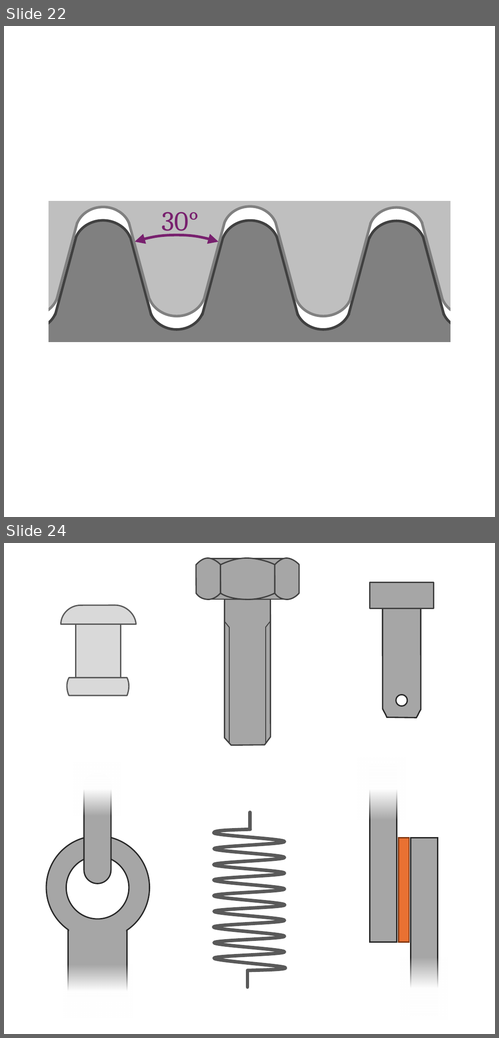
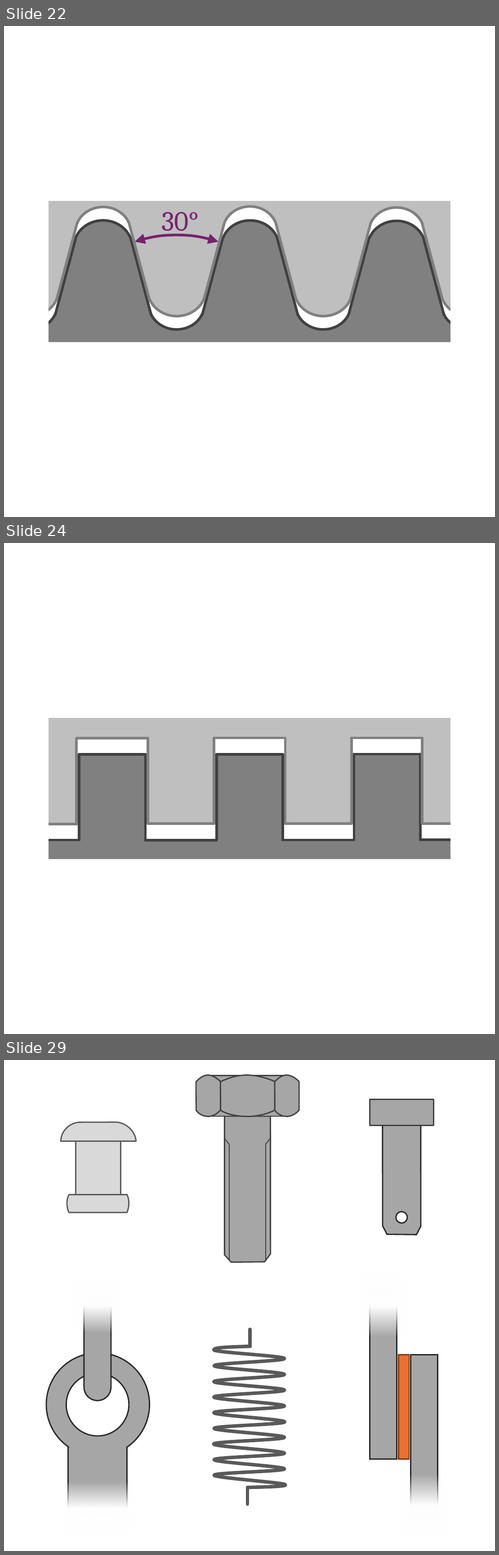
Before and after one commit to m4zeRobot/Project-FoSa, a slide deck: LaTeX B.Sc. LRT/Konstruktionslehre 1&2/images/KE-Images.pptx. Shown one above the other, each under a label of ours: slides 22 and 24 before the commit, slides 22, 24 and 29 after it; the slides between them are not shown. The pictures are 499x1038 and 499x1555 pixels, drawn with LibreOffice and Linux fonts; fonts in the diff are those of the drawing. Boxes give left, top, right and bottom in pixels: in the first picture for what was removed or moved away, otherwise in the second. Text is boxed around its words. In the diff, an @@ line names an element or a change of style, - is before the commit and + after.

```diff
--- a/LaTeX B.Sc. LRT/Konstruktionslehre 1&2/images/KE-Images.pptx
+++ b/LaTeX B.Sc. LRT/Konstruktionslehre 1&2/images/KE-Images.pptx
@@ slide 24 added at [4,543,495,1034], background #FFFFFF @@
@@ freeform shape added at [44,714,455,824], fill #BFBFBF @@
@@ rectangle added at [44,714,454,863], outline #FFFFFF 5 pt @@
@@ line added from (76, 737) to (148, 737), #808080 1.5 pt @@
@@ line added from (76, 824) to (76, 739), #808080 1.5 pt @@
@@ line added from (148, 824) to (148, 737), #808080 1.5 pt @@
@@ line added from (214, 824) to (214, 737), #808080 1.5 pt @@
@@ line added from (215, 737) to (285, 737), #808080 1.5 pt @@
@@ line added from (286, 824) to (286, 737), #808080 1.5 pt @@
@@ line added from (350, 737) to (422, 737), #808080 1.5 pt @@
@@ line added from (352, 824) to (352, 737), #808080 1.5 pt @@
@@ line added from (422, 824) to (422, 737), #808080 1.5 pt @@
@@ freeform shape added at [45,754,455,863], fill #808080 @@
@@ line added from (145, 755) to (79, 755), #404040 1.5 pt @@
@@ line added from (79, 755) to (79, 840), #404040 1.5 pt @@
@@ line added from (145, 755) to (145, 840), #404040 1.5 pt @@
@@ line added from (283, 755) to (216, 755), #404040 1.5 pt @@
@@ line added from (217, 755) to (217, 840), #404040 1.5 pt @@
@@ line added from (283, 755) to (283, 840), #404040 1.5 pt @@
@@ line added from (421, 754) to (355, 754), #404040 1.5 pt @@
@@ line added from (355, 754) to (355, 840), #404040 1.5 pt @@
@@ line added from (421, 754) to (421, 840), #404040 1.5 pt @@
@@ line added from (44, 824) to (76, 824), #808080 1.5 pt @@
@@ line added from (148, 824) to (215, 824), #808080 1.5 pt @@
@@ line added from (286, 824) to (352, 824), #808080 1.5 pt @@
@@ line added from (423, 824) to (454, 824), #808080 1.5 pt @@
@@ line added from (79, 840) to (44, 840), #404040 1.5 pt @@
@@ line added from (216, 840) to (145, 840), #404040 1.5 pt @@
@@ line added from (355, 840) to (283, 840), #404040 1.5 pt @@
@@ line added from (454, 840) to (421, 840), #404040 1.5 pt @@
@@ what was slide 24 is now slide 29 @@
```
Also in this commit, not shown: 4 other slides added, 6 other files.
